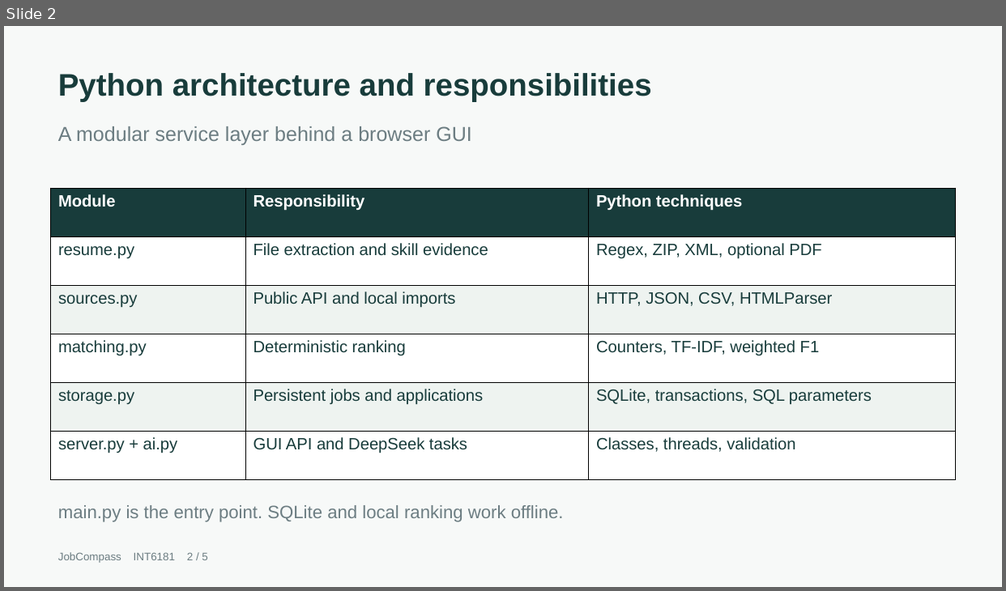
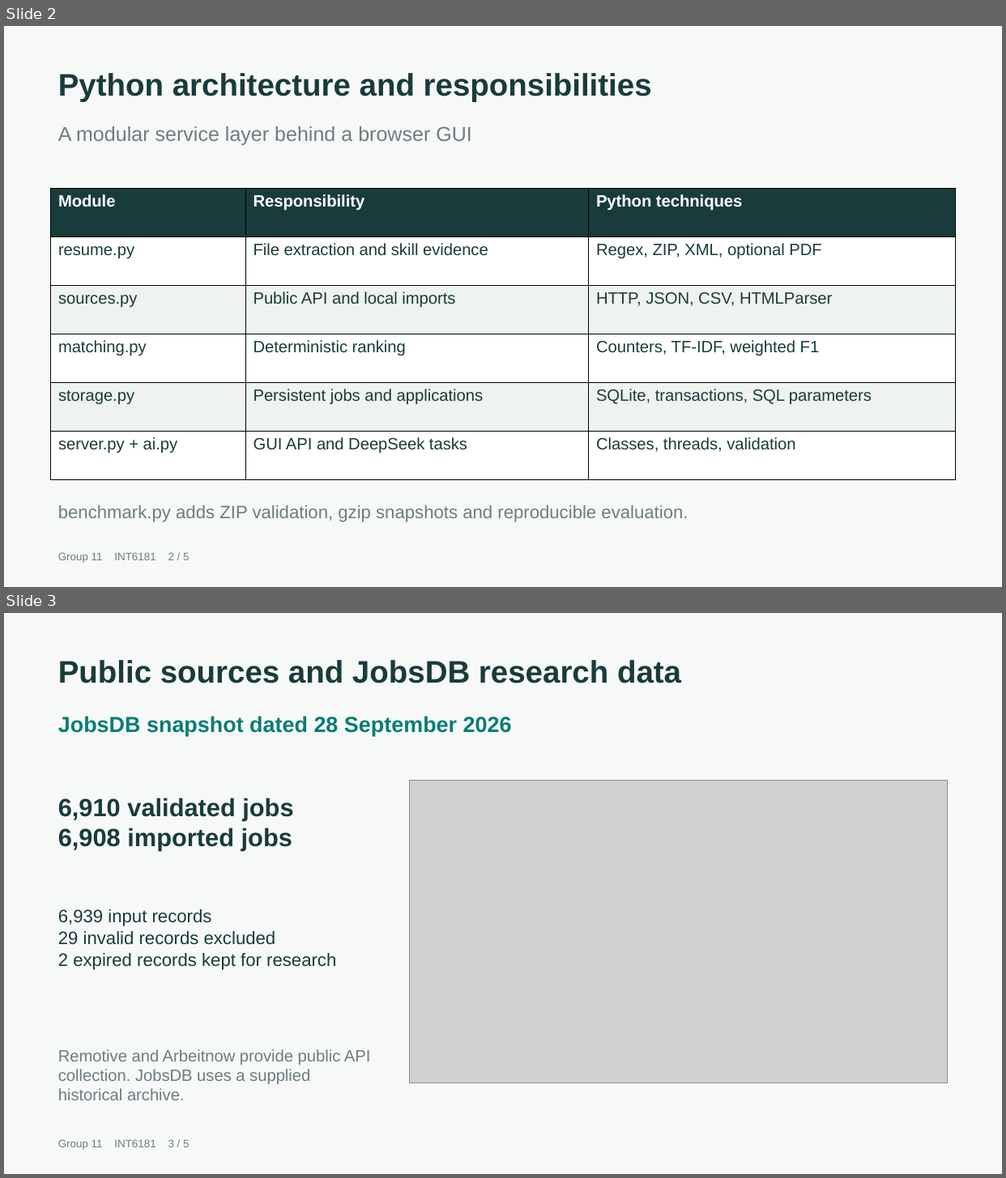
Before and after one commit to OpalliaHub/opalliahub, a slide deck: group11_presentation.pptx. Shown one above the other, each under a label of ours: slide 2 before the commit, slides 2 and 3 after it. The pictures are 1006x591 and 1006x1178 pixels, drawn with LibreOffice and Linux fonts; fonts in the diff are those of the drawing; grey boxes stand for pictures. Boxes give left, top, right and bottom in pixels: in the first picture for what was removed or moved away, otherwise in the second. Text is boxed around its words. In the diff, an @@ line names an element or a change of style, - is before the commit and + after.

Commit message:
Update Group 11 course materials and launch guidance

```diff
--- a/group11_presentation.pptx
+++ b/group11_presentation.pptx
@@ slide 3 added at <box>4,613,1002,1174</box>, background #F7F9F8 @@
@@ text added at <box>58,660,681,683</box>, 30 pt, text #183C3B, bold @@
+Public sources and JobsDB research data
@@ text added at <box>58,716,512,736</box>, 21 pt, text #087D75, bold @@
+JobsDB snapshot dated 28 September 2026
@@ picture added at <box>410,781,948,1083</box> @@
@@ text added at <box>58,798,293,851</box>, 24 pt, text #183C3B, bold @@
+6,910 validated jobs
+6,908 imported jobs
@@ text added at <box>58,909,336,970</box>, 17.2 pt, text #183C3B @@
+6,939 input records
+29 invalid records excluded
+2 expired records kept for research
@@ text added at <box>58,1050,371,1101</box>, 15.8 pt, text #6C7D82 @@
+Remotive and Arbeitnow provide public API collection. JobsDB uses a supplied historical archive.
@@ text added at <box>58,1139,189,1150</box>, 10.5 pt, text #6C7D82 @@
+Group 11 INT6181 3 / 5
@@ slide 2 changed as well @@
@@ text at <box>58,506,688,523</box>: text changed @@
-main.py is the entry point. SQLite and local ranking work offline.
+benchmark.py adds ZIP validation, gzip snapshots and reproducible evaluation.
@@ text at <box>58,552,189,563</box>: text changed @@
-JobCompass INT6181 2 / 5
+Group 11 INT6181 2 / 5
```
Also in this commit, not shown: 3 other slides changed, 1 slide removed, 10 other files.
